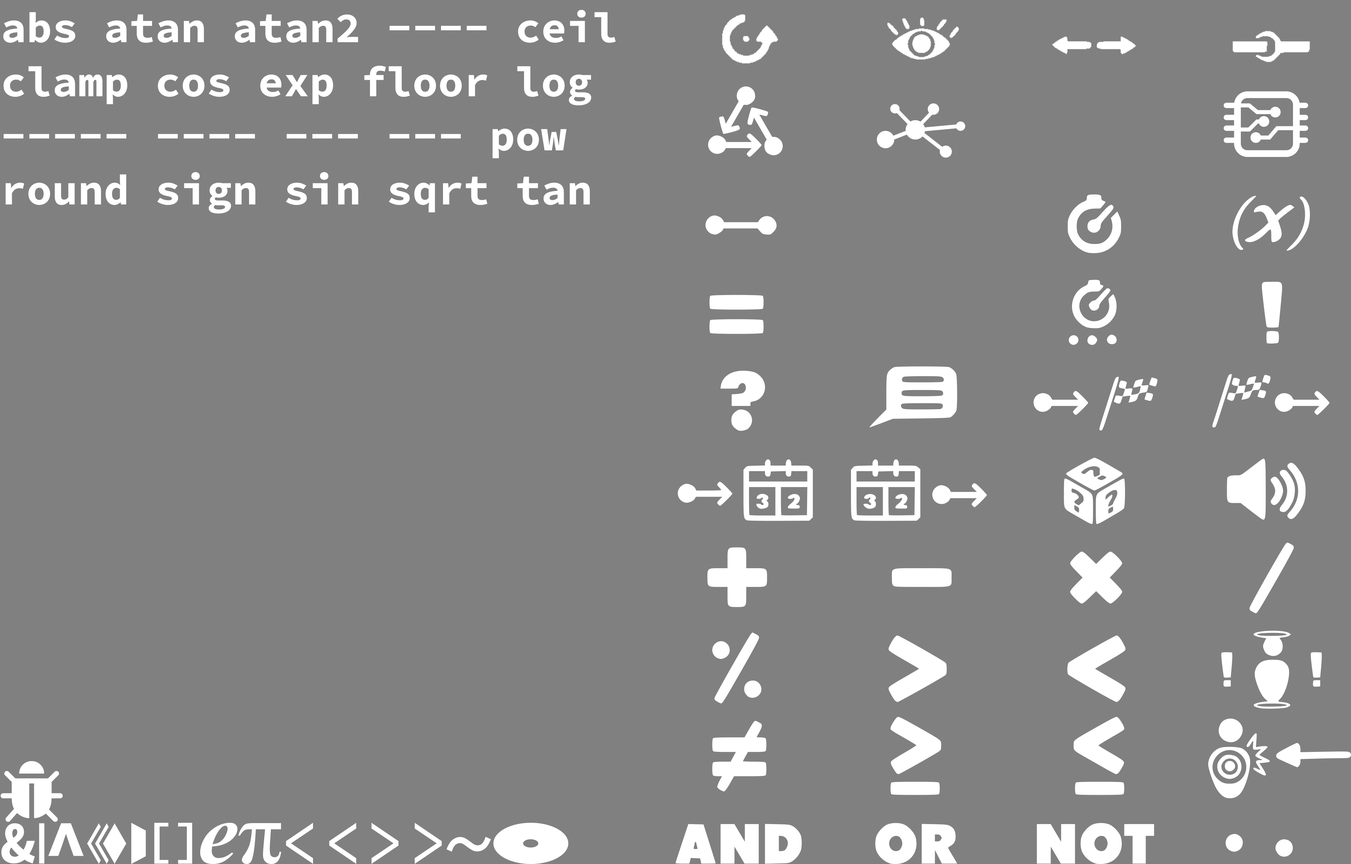
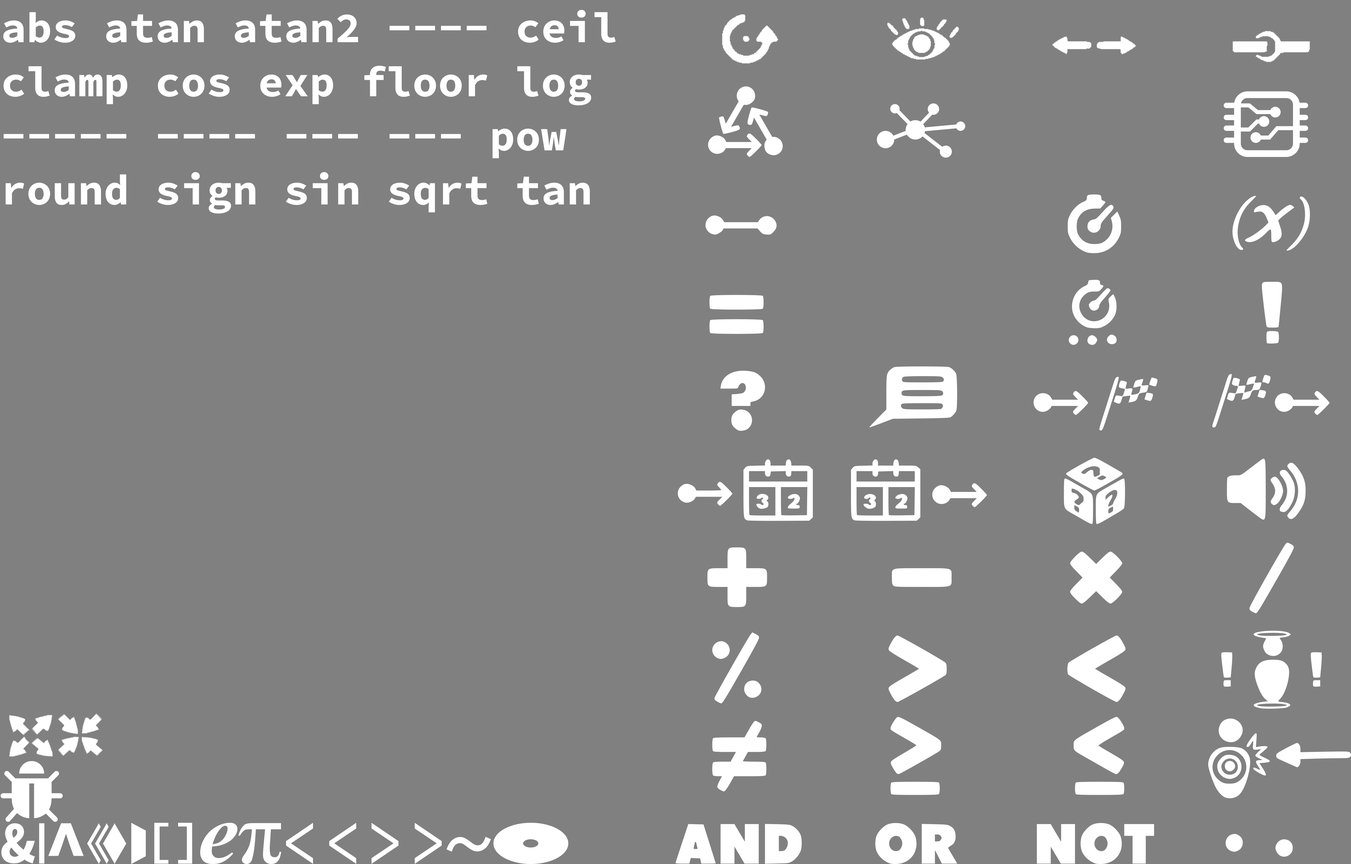
Layered file, before and after one edit (1351x864). Changes by layer:
added layer "ui-icons" above "iconsWhite.png" over [left=8, top=713, right=103, bottom=758]
